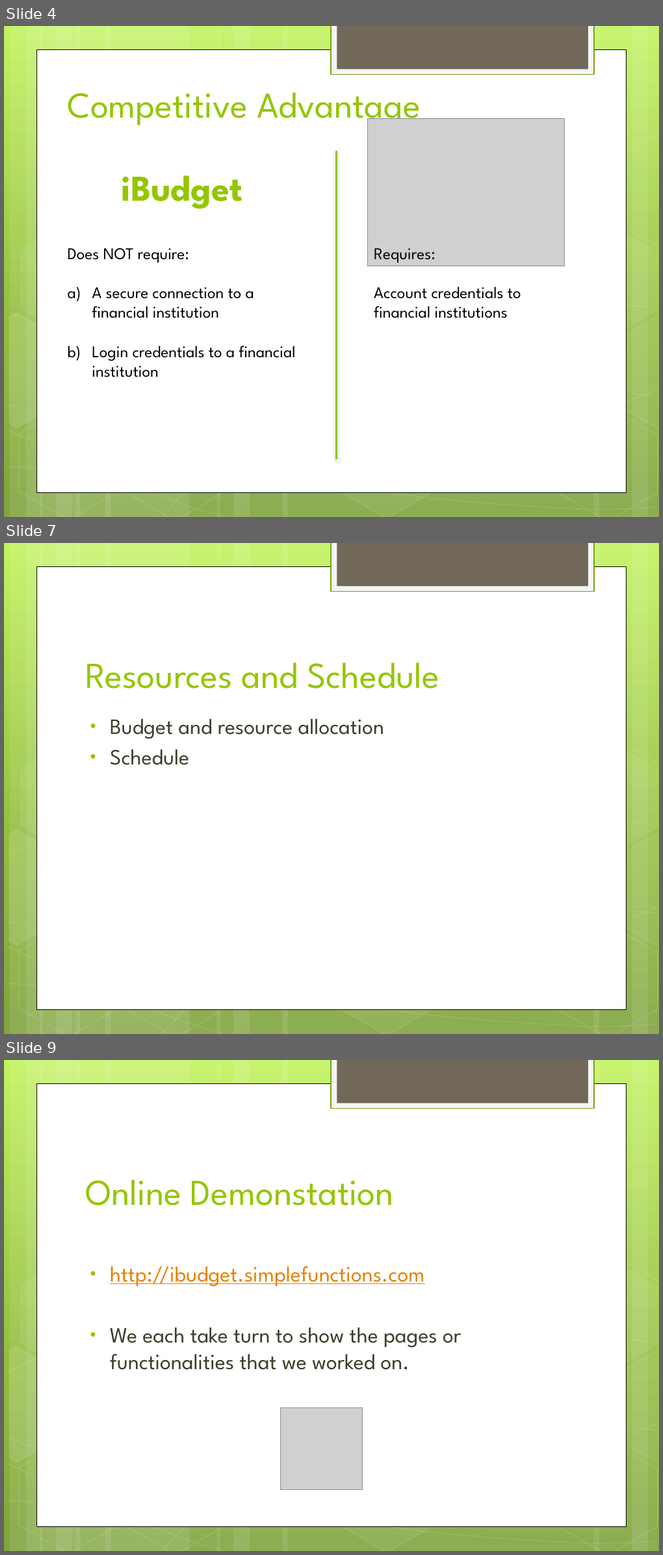
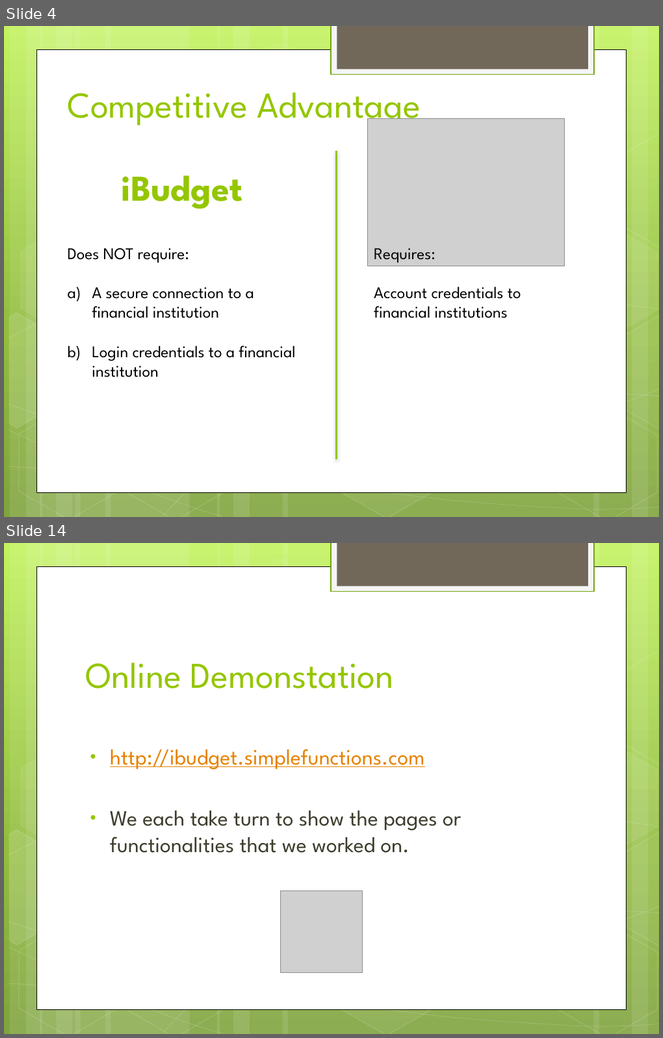
Before and after one commit to hiyenwong/cs679-b1-class-project, a slide deck: deliverables/final/Final Presentation.pptx. Shown one above the other, each under a label of ours: slides 4, 7 and 9 before the commit, slides 4 and 14 after it; the slides between them are not shown. The pictures are 663x1555 and 663x1038 pixels, drawn with LibreOffice and Linux fonts; fonts in the diff are those of the drawing; grey boxes stand for pictures. Boxes give left, top, right and bottom in pixels: in the first picture for what was removed or moved away, otherwise in the second. Text is boxed around its words. In the diff, an @@ line names an element or a change of style, - is before the commit and + after.

```diff
--- a/deliverables/final/Final Presentation.pptx
+++ b/deliverables/final/Final Presentation.pptx
@@ slide 7 removed at [4,543,659,1034], background gradient #C3F35F to #93BF3F to #81A53E; not listed: 31 template elements that a slide beside it also shows @@
@@ title removed at [85,663,440,689] @@
-Resources and Schedule
@@ text removed at [110,719,385,765] @@
-• Budget and resource allocation
-• Schedule
@@ what was slide 9 is now slide 14 @@
```
Also in this commit, not shown: 1 slide changed, 7 slides added, 1 other slide removed.
